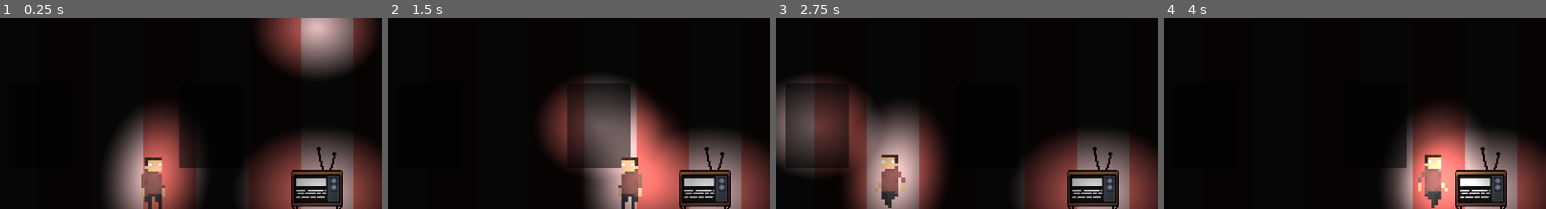
Above: before the commit, frames 1-4 (left to right).
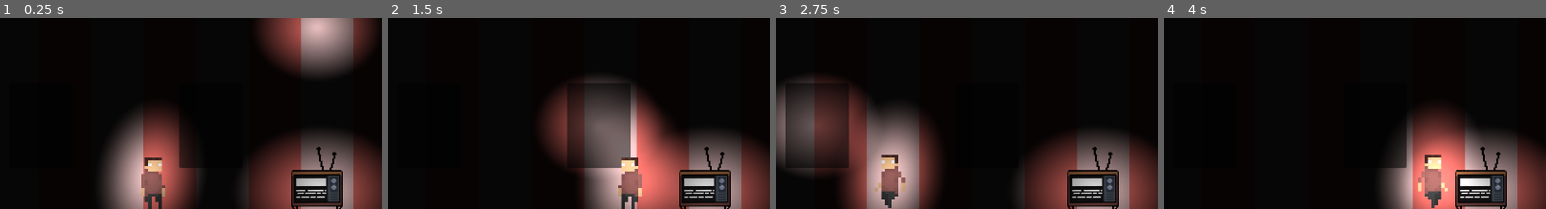
Above: after the commit, the same moments.

Repository: eyyronn/Yuhum
Game: Godot game, scene res://src/room.tscn
Two runs of this game, one before a commit and one after it. Both use one fixed random seed, a clock stepped at 60 frames per second and the inputs below.
Inputs (mouse positions are % of the whole screen's width and height, from its top left):
- Up to frame 1 (0.25 s): no input
- Up to frame 2 (1.5 s): tap Enter at 0.5 s; move the mouse to (50, 86) at 0.52 s; click (50, 86) at 0.6 s; move the mouse to (36, 69) at 1.27 s; click (36, 69) at 1.35 s
- Up to frame 3 (2.75 s): tap Space at 2 s; move the mouse to (14, 69) at 2.02 s; click (14, 69) at 2.1 s
- Up to frame 4 (4 s): move the mouse to (86, 69) at 2.77 s; click (86, 69) at 2.85 s; move the mouse to (67, 81) at 3.52 s; click (67, 81) at 3.6 s
The pictures show only the part of the screen within x 8-58%, y 41-91%; the shares and areas given below are measured in that part.

The runs differ from the first frame. In frame 1, 0.6% of the frame differs, in the area x 29-50%, y 72-95%; in frame 2, 0.7%, in the area x 54-75%, y 69-95%; in frame 3, 0.7%; in frame 4, 0.6%.

Commit message:
Fix some sound volume, added foot sfx

Diff:
--- a/src/Environment/Interactive/tv.tscn
+++ b/src/Environment/Interactive/tv.tscn
@@ -1,7 +1,7 @@
 [gd_scene load_steps=6 format=3 uid="uid://c7l72fji68s6v"]
 
 [ext_resource type="Texture2D" uid="uid://bg4k5tn4k7r37" path="res://Assets/Objects/tv.png" id="1_qebv1"]
-[ext_resource type="AudioStream" uid="uid://baehncy2paduw" path="res://Assets/BG_Music/TV_STATIC.wav" id="2_5gnry"]
+[ext_resource type="AudioStream" uid="uid://baehncy2paduw" path="res://Assets/SFX/TV_STATIC.wav" id="2_0ensp"]
 
 [sub_resource type="RectangleShape2D" id="RectangleShape2D_j4wro"]
 size = Vector2(78, 64)
@@ -33,7 +33,7 @@
 texture = SubResource("GradientTexture2D_ivo4p")
 
 [node name="AudioStreamPlayer2D" type="AudioStreamPlayer2D" parent="."]
-stream = ExtResource("2_5gnry")
+stream = ExtResource("2_0ensp")
 volume_db = -28.867
 autoplay = true
 max_distance = 300.0
--- a/src/Player/Player.gd
+++ b/src/Player/Player.gd
@@ -3,6 +3,7 @@
 var click_position = Vector2.AXIS_X
 var speed = Global.SPEED
 @onready var anim = get_node("CollisionShape2D/AnimatedSprite2D")
+@onready var sfx_walk = get_node("Walk")
 
 func _ready():
 	click_position = Vector2(position.x, 0)
@@ -10,7 +11,7 @@
 func _process(delta):
 	if Input.is_action_just_pressed("left_click"):
 		click_position = get_global_mouse_position()
-
+		sfx_walk.play()
 
 	var direction = (click_position - position).normalized()
 	velocity.x = direction.x * speed
@@ -19,9 +20,17 @@
 	if position.x != click_position.x:
 		position = position.move_toward(Vector2(click_position.x, Global.FLOOR), delta * speed)
 		anim.play("run")
+		if $Timer.time_left <= 0:
+			$Walk.pitch_scale = randf_range(0.8, 1.2)
+			sfx_walk.play()
+			$Timer.start(0.5)
 
-	else:
+	if position.x == click_position.x:
 		anim.play("stop")
+		sfx_walk.stop()
+
+
+
 
 
 	if round(direction.x) == -1:
--- a/src/Player/Player.tscn
+++ b/src/Player/Player.tscn
@@ -1,7 +1,8 @@
-[gd_scene load_steps=11 format=3 uid="uid://dsj5whffd816d"]
+[gd_scene load_steps=12 format=3 uid="uid://dsj5whffd816d"]
 
 [ext_resource type="Texture2D" uid="uid://dokogki8m6xkx" path="res://Assets/Characters/Male.png" id="1_0c5g2"]
 [ext_resource type="Script" path="res://src/Player/Player.gd" id="1_r3h2c"]
+[ext_resource type="AudioStream" uid="uid://qpbapdmiotka" path="res://Assets/SFX/Footsteps/Steps_carpet-001.ogg" id="3_08vqk"]
 
 [sub_resource type="RectangleShape2D" id="RectangleShape2D_5cpnl"]
 size = Vector2(48, 80)
@@ -65,7 +66,7 @@
 shape = SubResource("RectangleShape2D_5cpnl")
 
 [node name="PointLight2D" type="PointLight2D" parent="CollisionShape2D"]
-position = Vector2(1, -12)
+position = Vector2(-6, -10)
 scale = Vector2(2.7853, 3.88001)
 skew = 0.0942478
 texture = SubResource("GradientTexture2D_ioybe")
@@ -80,3 +81,10 @@
 [node name="AudioListener2D" type="AudioListener2D" parent="."]
 position = Vector2(3, -71)
 current = true
+
+[node name="Walk" type="AudioStreamPlayer" parent="."]
+stream = ExtResource("3_08vqk")
+volume_db = -15.0
+
+[node name="Timer" type="Timer" parent="."]
+one_shot = true
--- a/src/room.tscn
+++ b/src/room.tscn
@@ -86,6 +86,7 @@
 [node name="CursorTooltip" parent="." instance=ExtResource("3_kli53")]
 
 [node name="DirectionalLight2D" type="DirectionalLight2D" parent="."]
+position = Vector2(546, 328)
 energy = 0.97
 blend_mode = 1
 
Not shown, added: Assets/SFX/Footsteps/Steps_carpet-001.ogg.import
Not shown, changed: Assets/SFX/TV_STATIC.wav.import
Not shown, added: Assets/SFX/Footsteps/Steps_carpet-001.ogg
Not shown, added: Assets/SFX/TV_STATIC.wav
